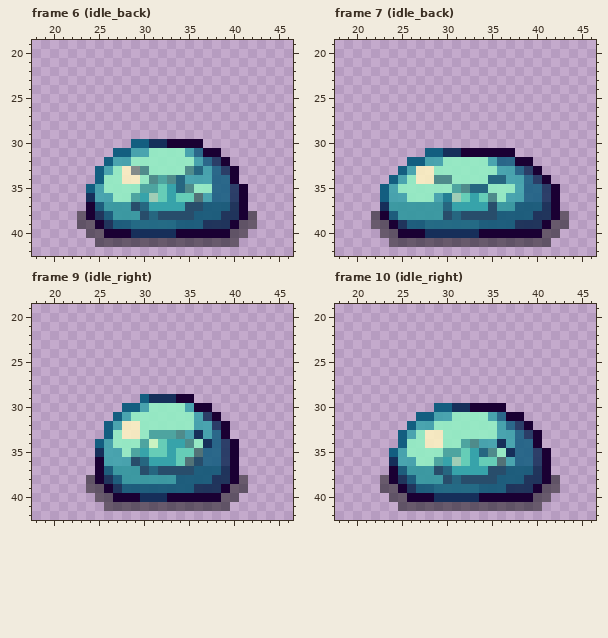
File history of a pixel-art file, Diblu/data/images/slime.aseprite. The picture above was drawn from the file before the commit.
64x64 pixels, 101 frames. Colours within 5 levels of each other are drawn and written as one. Shown: frame 6 (idle_back): x 18..46, y 19..42; frame 7 (idle_back): x 18..46, y 19..42; frame 9 (idle_right): x 18..46, y 19..42; frame 10 (idle_right): x 18..46, y 19..42. The commit also changed other frames, which this record leaves out.
New version:
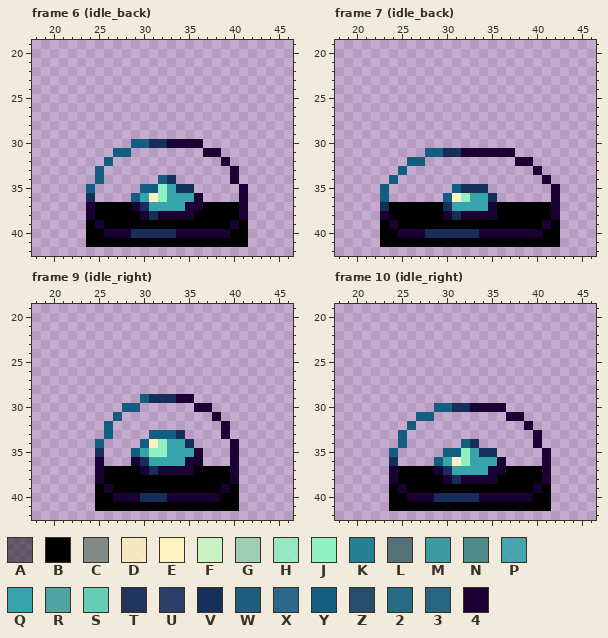
Palette (. is transparent): A #00000078  B #000000  C #838b8a  D #fef3c0dd  E #fef3c0  F #caf3c1  G #a0cdb6  H #90f2c3dd  J #90f2c3  K #247e94  L #527277  M #33989fed  N #4f8b8b  P #37a3aadd  Q #37a3aa  R #4ea4a0  S #66cdb7  T #152c54ed  U #162f5add  V #162f5a  W #125877ed  X #135e80dd  Y #135e80  Z #284d6b  2 #196680ed  3 #266680  4 #1a0033
Difference:
layer "CollisionBox" added
layer "Shadow" now hidden
layer "Down Transparent body" now hidden
layer "Eyes back" now hidden
layer "Up Transparent body" now hidden
layer "Eyes" now hidden
--- frame 6 (idle_back)
@@ x 18..46 @@
 30 ...........YYVV4444..........
-31 .........YYPPHHHHPX44........
-32 ........YPPHHHHHHHPXU4.......
-33 .......YPHDCNHHHHN3PXU4......
-34 .......YHHDDHNRN3PPPXX4......
-35 ......YPHHHHRRSQ3NHHXXU4.....
-36 ......VPPHHRQGSQSSLPXXU4.....
-37 ......4WMMMZ3QQQQZZWWWT4.....
-38 .....A4TWMMMZ3ZZZZWWWTT4A....
-39 .....AA4TWW22222WWWTTT4AA....
-40 ......AA444VVVVV444444AA.....
-41 .......AAAAAAAAAAAAAAAA......
+31 .........YY........44........
+32 ........Y............4.......
+33 .......Y..............4......
+34 .......Y......YV......4......
+35 ......Y.....YYJQVV.....4.....
+36 ......V....YQEJQQQ4....4.....
+37 ......4BBBB4VQQQQ44BBBB4.....
+38 ......4BBBBB4V4444BBBBB4.....
+39 ......B4BBBBBBBBBBBBBB4B.....
+40 ......BB444VVVVV444444BB.....
+41 ......BBBBBBBBBBBBBBBBBB.....
 42 .............................
--- frame 7 (idle_back)
@@ x 18..46 @@
 31 ..........YYVV444444.........
-32 ........YYPPHHHHHPXX44.......
-33 .......YPDDHHHHHHHPPXU4......
-34 ......YPHDDNNHHHH33PPXU4.....
-35 .....YPHHHHHHRN33HHHPXXU4....
-36 .....YPPHHHPKGSQSNHPPXXU4....
-37 .....VMMMMMM3QQQQZMMWWWT4....
-38 ....A4WMMMMMZ3ZZZZWWWWTT4A...
-39 ....AA4TWW222222WWWWTTT4AA...
-40 .....AA444VVVVVV4444444AA....
-41 ......AAAAAAAAAAAAAAAAAA.....
+32 ........YY..........44.......
+33 .......Y..............4......
+34 ......Y................4.....
+35 .....Y.......YVVV.......4....
+36 .....Y......YEJQQV......4....
+37 .....VBBBBBBVQQQQ4BBBBBB4....
+38 .....4BBBBBB4V4444BBBBBB4....
+39 .....B4BBBBBBBBBBBBBBBB4B....
+40 .....BB444VVVVVV4444444BB....
+41 .....BBBBBBBBBBBBBBBBBBBB....
 42 .............................
--- frame 9 (idle_right)
@@ x 18..46 @@
 29 ............YVVV44...........
-30 ..........YYPHHHHP44.........
-31 .........YPHHHHHHHPU4........
-32 ........YPDDHHHHHHPPU4.......
-33 ........YHDDHRRRNPVPX4.......
-34 .......YPHHHRFSQQNHVXU4......
-35 .......VPPHRQSSQSSLXXU4......
-36 .......4PPPZ3QQQSLZXXU4......
-37 .......4WMMMZ3ZZZZWWWT4......
-38 ......A4TWMMMMMMWWWWTT4A.....
-39 ......AA4TWWWWWWWWTTT4AA.....
-40 .......AA444VVV444444AA......
-41 ........AAAAAAAAAAAAAA.......
+30 ..........YY......44.........
+31 .........Y..........4........
+32 ........Y............4.......
+33 ........Y....YYYV....4.......
+34 .......Y....YEJQQV....4......
+35 .......V...YQJJQQQ4...4......
+36 .......4...4VQQQQ44...4......
+37 .......4BBBB4V4444BBBB4......
+38 .......4BBBBBBBBBBBBBB4......
+39 .......B4BBBBBBBBBBBB4B......
+40 .......BB444VVV444444BB......
+41 .......BBBBBBBBBBBBBBBB......
 42 .............................
--- frame 10 (idle_right)
@@ x 18..46 @@
 30 ...........YYVV4444..........
-31 .........YYPPHHHHPX44........
-32 ........YPPHHHHHHHPXU4.......
-33 .......YPHDDHHHHHHPPXU4......
-34 .......YHHDDHHRNPPVPXX4......
-35 ......YPHHHHRRSQ3NHVXXU4.....
-36 ......VPPHHRQGSQSSLPXXU4.....
-37 ......4WMMMZ3QQQQZZWWWT4.....
-38 .....A4TWMMMZ3ZZZZWWWTT4A....
-39 .....AA4TWW22222WWWTTT4AA....
-40 ......AA444VVVVV444444AA.....
-41 .......AAAAAAAAAAAAAAAA......
+31 .........YY........44........
+32 ........Y............4.......
+33 .......Y..............4......
+34 .......Y......YV......4......
+35 ......Y.....YYJQVV.....4.....
+36 ......V....YQEJQQQ4....4.....
+37 ......4BBBB4VQQQQ44BBBB4.....
+38 ......4BBBBB4V4444BBBBB4.....
+39 ......B4BBBBBBBBBBBBBB4B.....
+40 ......BB444VVVVV444444BB.....
+41 ......BBBBBBBBBBBBBBBBBB.....
 42 .............................
Where, in picture pixels (left, top, right, bottom), the same in both pictures:
changed: (77, 148, 257, 247)
changed: (371, 157, 569, 247)
changed: (86, 403, 248, 511)
changed: (380, 412, 560, 511)
